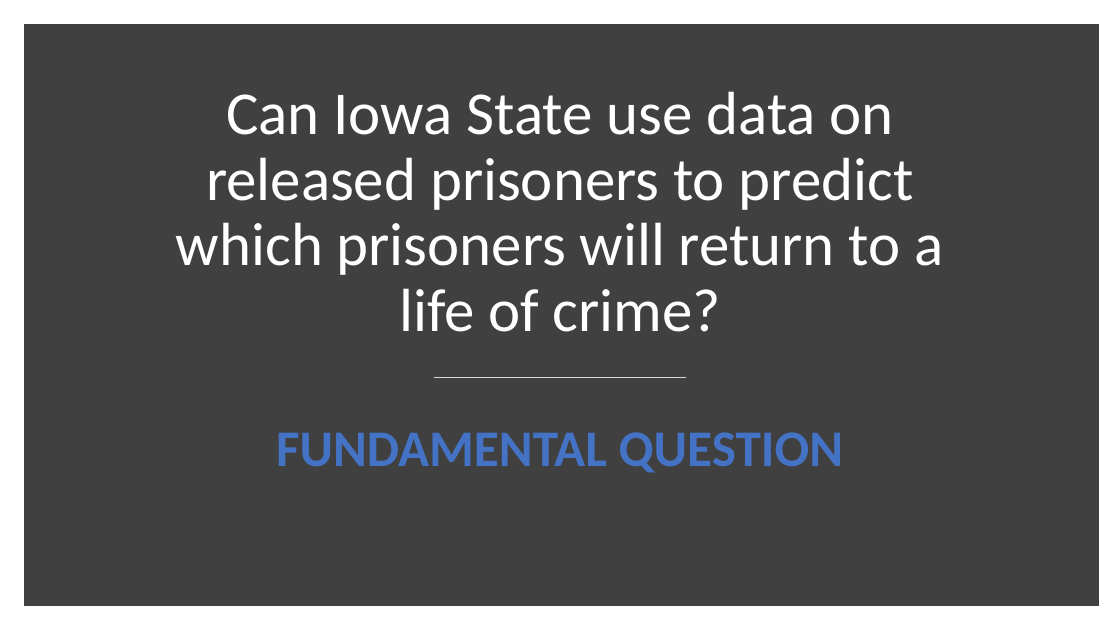
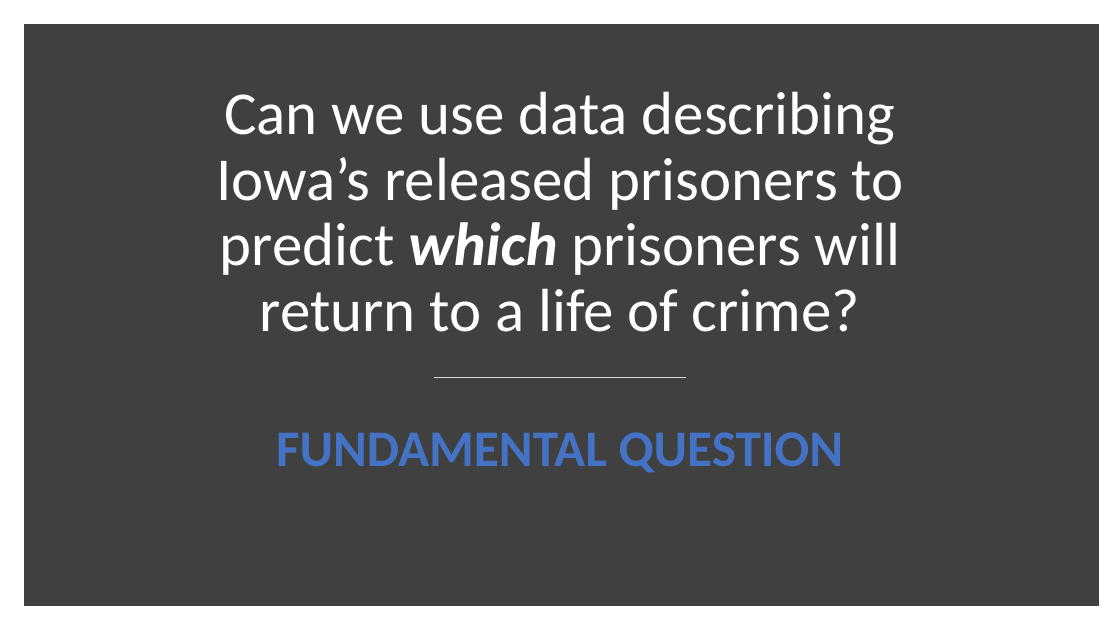
Before and after one commit to jirvingphd/iowa-prisoner-recidivism-mod-3-project, a slide deck: slide 3 of Predicting Recidivism in Released Prisoner in Iowa_v2.pptx (slide 2 before the commit). Drawn at 1120x630 pixels with LibreOffice and Linux fonts; fonts in the diff are those of the drawing. Boxes give left, top, right and bottom in pixels: in the first picture for what was removed or moved away, otherwise in the second. Text is boxed around its words. In the diff, an @@ line names an element or a change of style, - is before the commit and + after.

```diff
--- a/Predicting Recidivism in Released Prisoner in Iowa_v2.pptx
+++ b/Predicting Recidivism in Released Prisoner in Iowa_v2.pptx
@@ title at box(216, 91, 904, 332): text changed @@
-Can Iowa State use data on released prisoners to predict which prisoners will return to a life of crime?
+Can we use data describing Iowa’s released prisoners to predict which prisoners will return to a life of crime?
```
Also in this commit, not shown: 4 other slides changed, 2 slides added, 5 other files.
